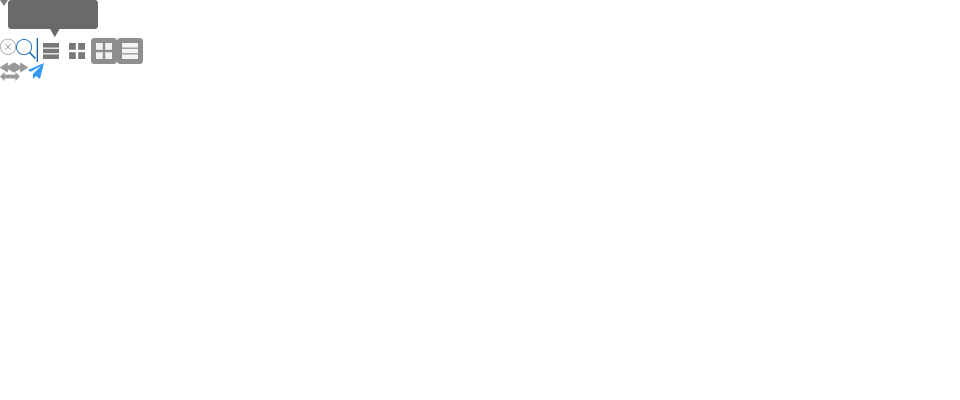
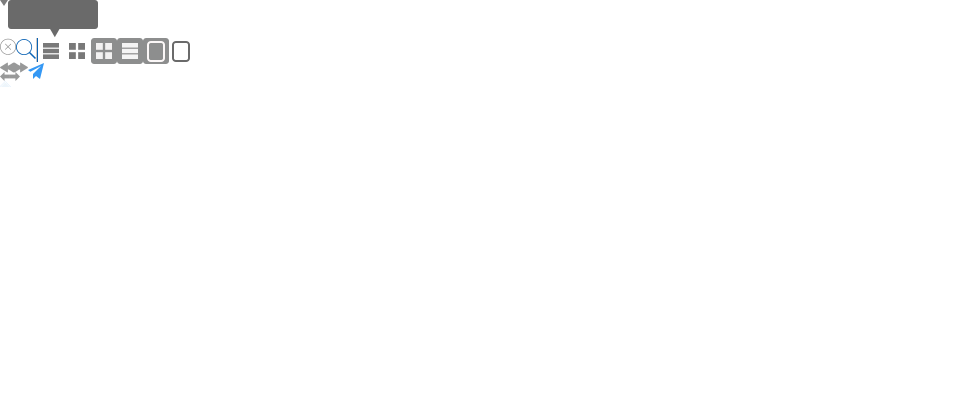
Comparing the layer stacks of the two 960 × 400 images. Changes:
added layer "图层 2" in group "视图style" over [0, 81, 11, 87]
added layer "圆角矩形 7 副本" above "圆角矩形 7" over [147, 41, 165, 62]
added layer "圆角矩形 7" above "圆角矩形 5" over [174, 43, 188, 60]
added layer "圆角矩形 5" (1st of 2) above "圆角矩形 5 副本 3" over [143, 38, 169, 64]
